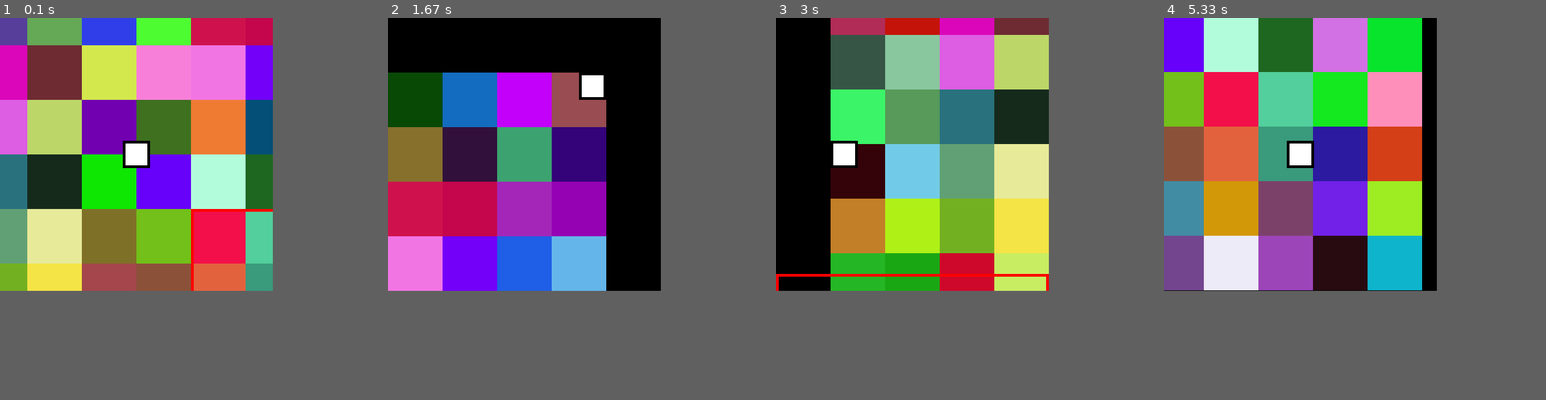
Above: before the commit, frames 1-4 (left to right).
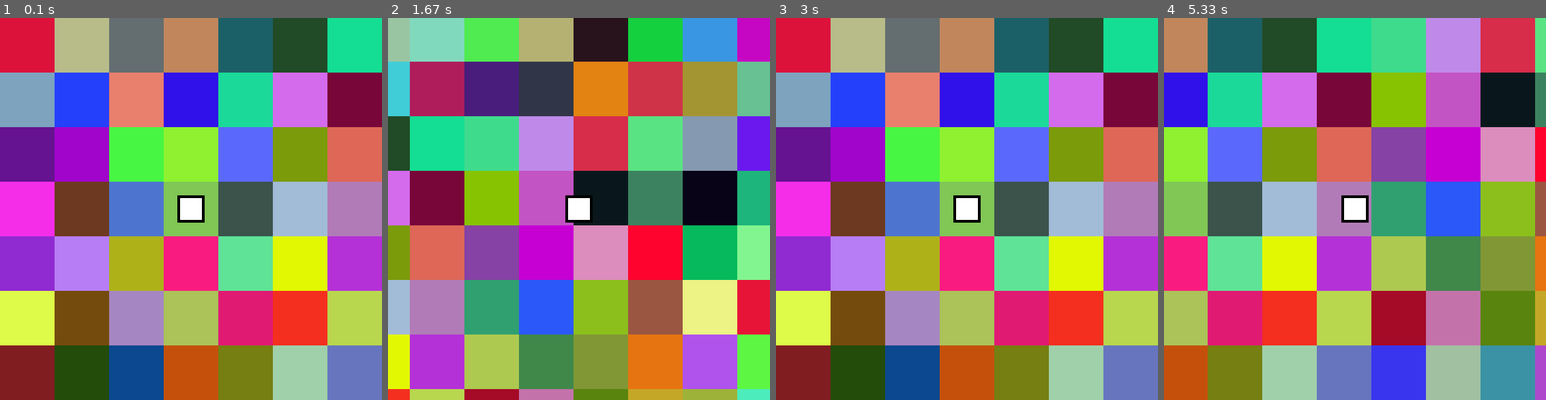
Above: after the commit, the same moments.

Repository: ZaChuChu/Pygame-Games
Game: pygame game, started from TileMap/main.py
Two runs of this game, one before a commit and one after it. Both use one fixed random seed, a clock stepped at 60 frames per second and the inputs below.
Inputs:
- Up to frame 1 (0.1 s): no input
- Up to frame 2 (1.67 s): hold Right 0.33-0.8 s; hold Up 0.83-1.13 s; hold Right 1.17-1.63 s
- Up to frame 3 (3 s): hold Left 1.67-2.2 s; hold Down 2.23-2.53 s; hold Left 2.57-2.97 s
- Up to frame 4 (5.33 s): hold Up 3-3.37 s; hold Right 3.4-4.03 s; hold Down 4.07-4.43 s; hold Left 4.47-4.93 s; hold Right from 4.97 s (still down)
In our replay, the window is 500x500 before the commit and 700x700 after it. These sizes can differ from the game's own. Grey fills any space a smaller window leaves; there, only what the larger window draws over its background counts as a difference.

The runs differ from the first frame. In frame 1, 97% of the frame differs, in the area x 0-100%, y 0-100%; in frame 2, 97%; in frame 3, 98%; in frame 4, 98%.

Commit message:
Added more ideas and misc. changes.

Diff:
--- a/TileMap/main.py
+++ b/TileMap/main.py
@@ -9,12 +9,12 @@
 
     cellWidth = 100
     cellHeight = cellWidth
-    rows = 10
-    cols = 10
+    rows = 25
+    cols = 25
     xMargin = cellWidth
     yMargin = cellHeight
 
-    screenWidth = 500
+    screenWidth = 700
     screenHeight = screenWidth
     tilesObj = Tiles(rows, cols, cellWidth, cellHeight, xMargin, yMargin, screenWidth, screenHeight)
 
@@ -26,7 +26,7 @@
     playerHeight = 50
     playerWidth = playerHeight
     playerColor = "White"
-    playerSpeed = cellHeight // 3
+    playerSpeed = cellHeight // 10
     playerMaxX = cols * cellWidth
     playerMaxY = rows * cellHeight
     playerStartX = (playerMaxX - playerWidth) // 2
--- a/TileMap/tiles.py
+++ b/TileMap/tiles.py
@@ -21,13 +21,8 @@
         self.prevRowEnd = 0
         self.prevColStart = 0
         self.prevColEnd = 0
-        self.outLine = Rect(0,0,0,0)
 
     def setTiles(self, screenLeft, screenTop, screenRight, screenBottom):
-        self.outLine.x = screenLeft
-        self.outLine.y = screenTop
-        self.outLine.width = screenRight - screenLeft
-        self.outLine.height = screenBottom - screenTop
         tilesColStart = max((screenLeft - self.xOffset) // self.cellWidth, 0)
         tilesColEnd = min((screenRight - self.xOffset) // self.cellWidth, self.cols - 1)
 
@@ -55,4 +50,3 @@
             for tileObj in row:
                 if tileObj.display:
                     draw.rect(screen, tileObj.color, tileObj.rect)
-        draw.rect(screen, "red", self.outLine, 5)
Not shown, changed: README.md
